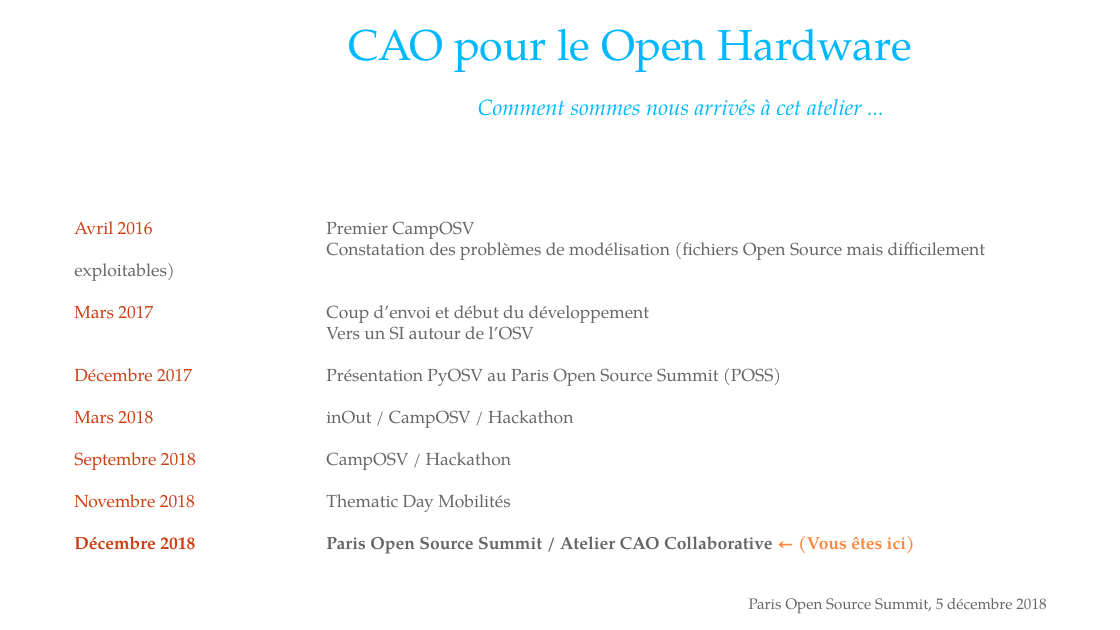
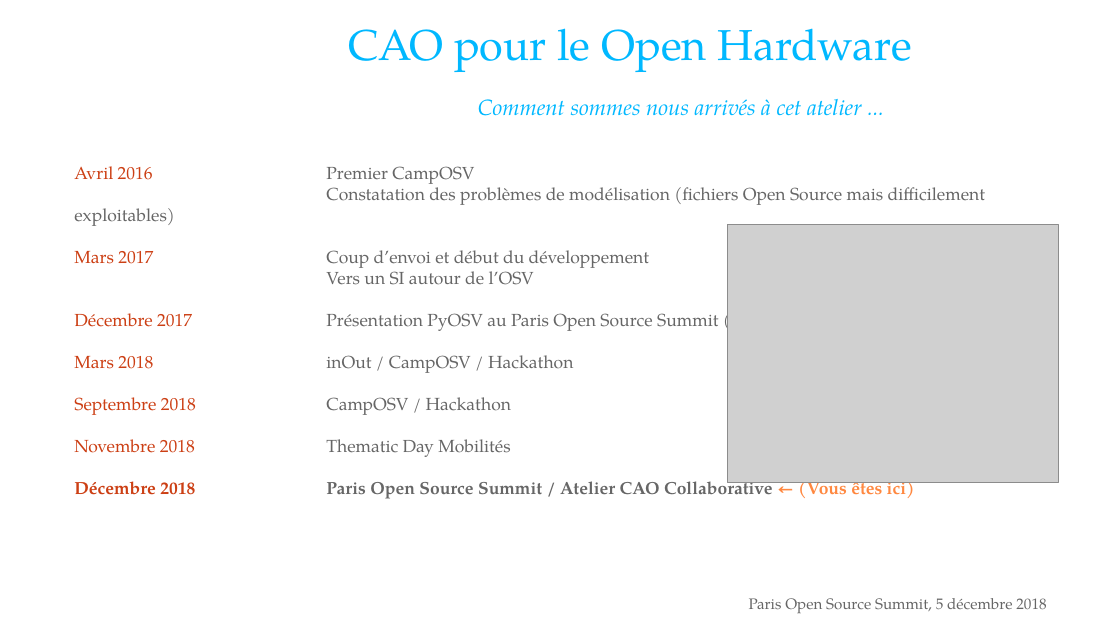
Before and after one commit to cadracks-project/pyosv, a slide deck: slide 2 of CampOSV_2018/decembre_2018_poss2018_Paris/pyosv_presentation_5decembre_POSS2018.odp. Drawn at 1120x630 pixels with LibreOffice and Linux fonts; fonts in the diff are those of the drawing; grey boxes stand for pictures; background and template pictures are left out. Boxes give left, top, right and bottom in pixels: in the first picture for what was removed or moved away, otherwise in the second. Text is boxed around its words. In the diff, an @@ line names an element or a change of style, - is before the commit and + after.

Commit message:
POSS 2018 slides

```diff
--- a/CampOSV_2018/decembre_2018_poss2018_Paris/pyosv_presentation_5decembre_POSS2018.odp
+++ b/CampOSV_2018/decembre_2018_poss2018_Paris/pyosv_presentation_5decembre_POSS2018.odp
@@ text "Avril 2016 Premier CampOSV": place and size @@
-text "Avril 2016 Premier CampOSV" at box(74, 221, 985, 554)
+text "Avril 2016 Premier CampOSV" at box(74, 166, 985, 501)
@@ picture added at box(728, 225, 1059, 483) @@
```
Also in this commit, not shown: 8 other slides changed, 29 other files.
